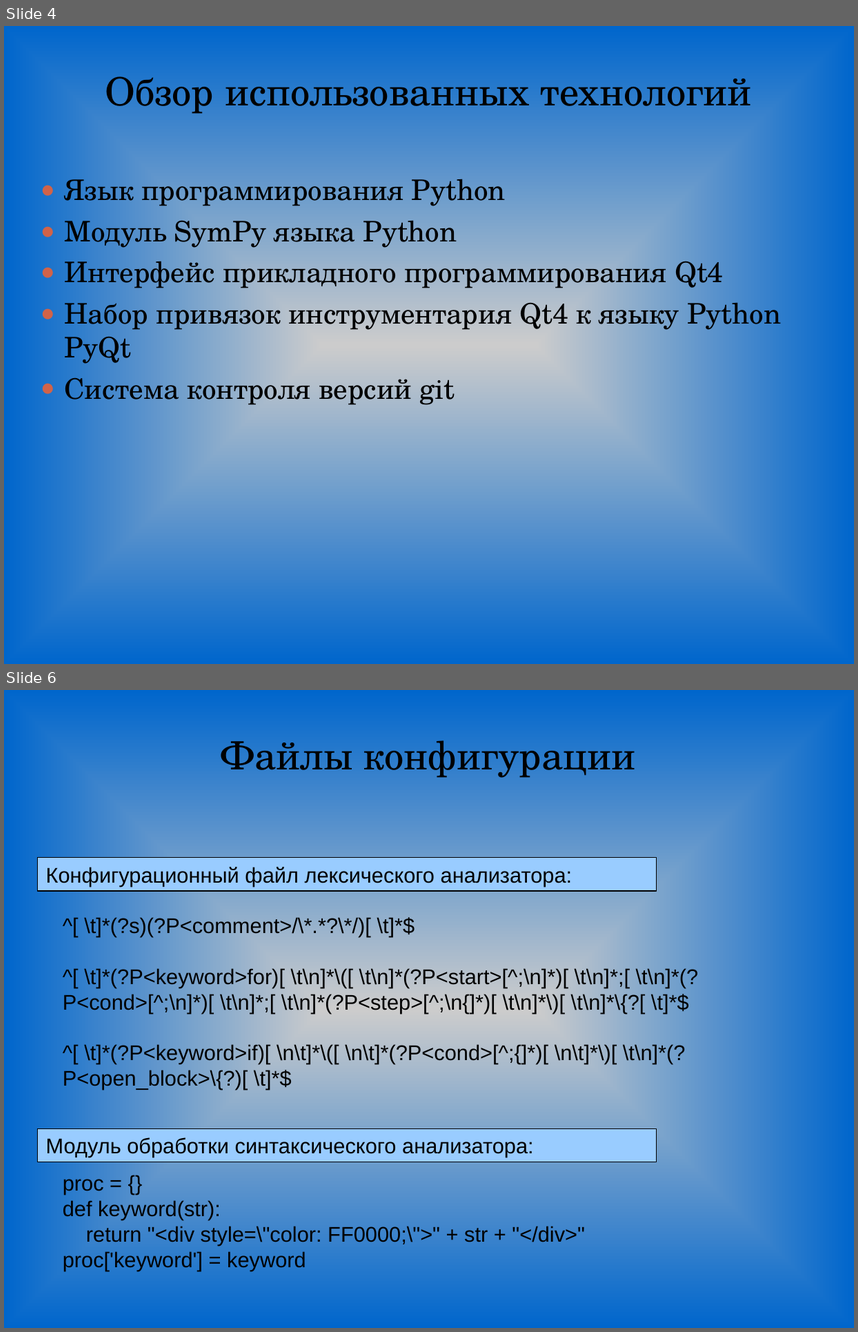
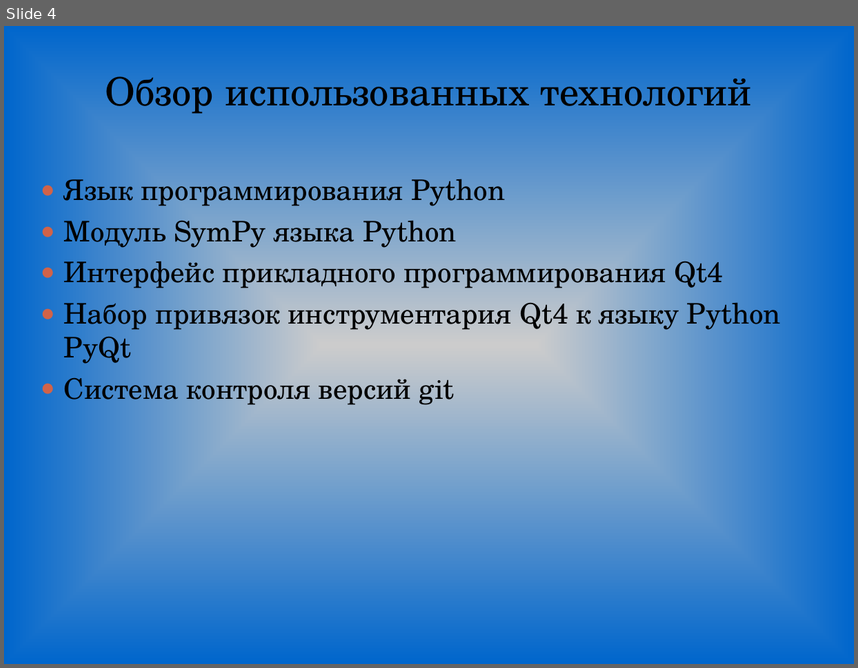
Before and after one commit to Genas2/diplom, a slide deck: TeX/pres.ppt. Shown one above the other, each under a label of ours: slides 4 and 6 before the commit, slide 4 after it; the slides between them are not shown. The pictures are 858x1332 and 858x668 pixels, drawn with LibreOffice and Linux fonts; fonts in the diff are those of the drawing. Boxes give left, top, right and bottom in pixels: in the first picture for what was removed or moved away, otherwise in the second. Text is boxed around its words. In the diff, an @@ line names an element or a change of style, - is before the commit and + after.

```diff
--- a/TeX/pres.ppt
+++ b/TeX/pres.ppt
@@ slide 6 removed at (x1=4, y1=690, x2=854, y2=1328), background gradient #CCCCCC to #0066CC @@
@@ text removed at (x1=221, y1=740, x2=636, y2=778) @@
-Файлы конфигурации
@@ rectangle removed at (x1=37, y1=858, x2=656, y2=891) @@
-Конфигурационный файл лексического анализатора:
@@ text removed at (x1=63, y1=916, x2=699, y2=1090) @@
-^[ \t]*(?s)(?P<comment>/\*.*?\*/)[ \t]*$
-^[ \t]*(?P<keyword>for)[ \t\n]*\([ \t\n]*(?P<start>[^;\n]*)[ \t\n]*;[ \t\n]*(?P<cond>[^;\n]*)[ \t\n]*;[ \t\n]*(?P<step>[^;\n{]*)[ \t\n]*\)[ \t\n]*\{?[ \t]*$
-^[ \t]*(?P<keyword>if)[ \n\t]*\([ \n\t]*(?P<cond>[^;{]*)[ \n\t]*\)[ \t\n]*(?P<open_block>\{?)[ \t]*$
@@ rectangle removed at (x1=37, y1=1129, x2=656, y2=1162) @@
-Модуль обработки синтаксического анализатора:
@@ text removed at (x1=63, y1=1179, x2=585, y2=1271) @@
-proc = {}
-def keyword(str):
-return "<div style=\"color: FF0000;\">" + str + "</div>"
-proc['keyword'] = keyword
```
Also in this commit, not shown: 1 slide changed, 7 slides added, 6 other slides removed, 24 other files.
